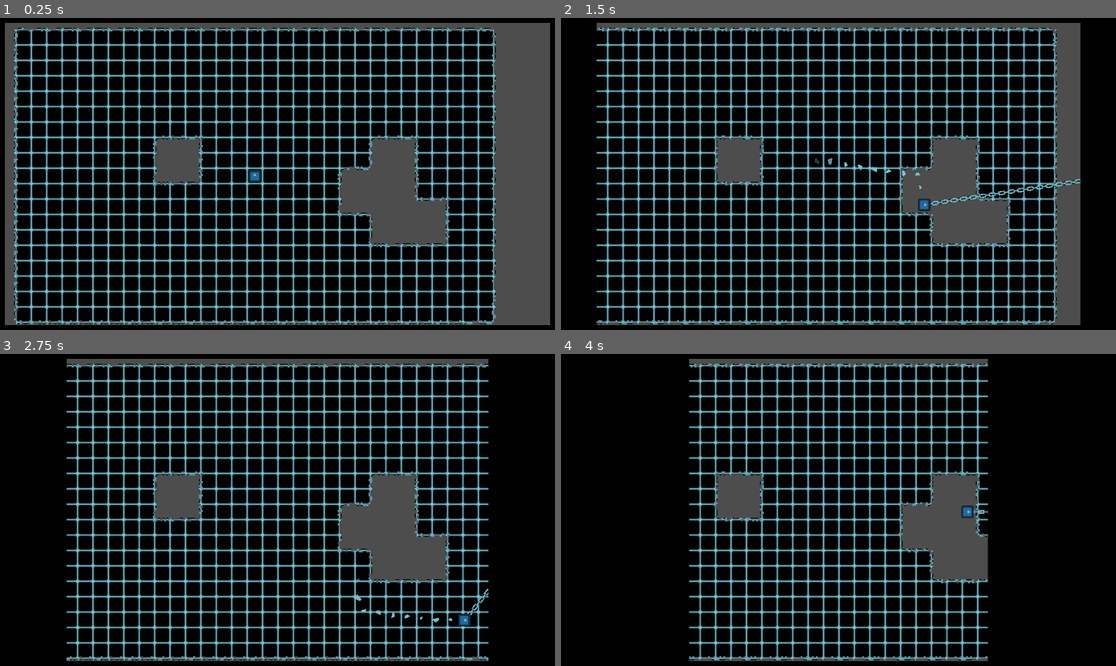
Above: before the commit, frames 1-4 (two rows, left to right).
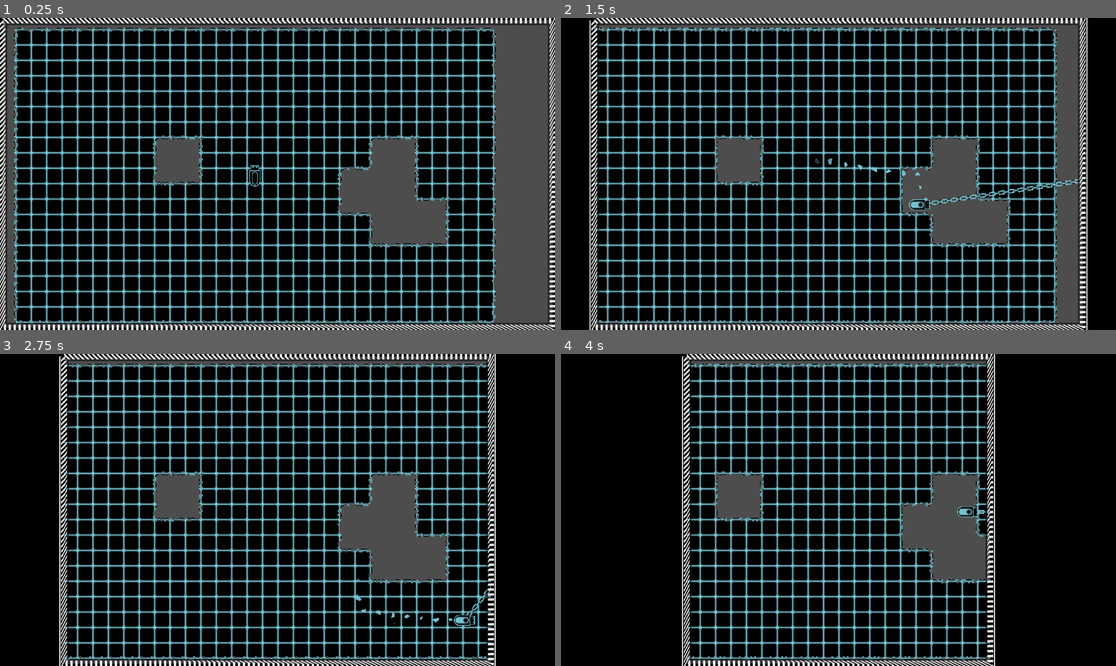
Above: after the commit, the same moments.

Repository: SomeSortOfSam/Hardest_Drive
Game: Godot game, scene res://scenes/gamplay.tscn
The game is run twice, just before and just after one commit, with the same random seed, the same clock (stepped at 60 frames per second) and the same inputs. The engine's default icon, where the game draws it, is replaced by a stand-in: a white triangle on a blue panel in a dark square.
Inputs (mouse positions are in pixels of both pictures, inside the frame that each line leads up to):
- Up to frame 1 (0.25 s): no input
- Up to frame 2 (1.5 s): move the mouse to (960, 158) at 0.52 s; hold D (player_right) 0.53-1.28 s; click (960, 158) at 0.67 s; move the mouse to (727, 189) at 1.27 s; hold S (player_down) from 1.28 s (still down); click (727, 189) at 1.42 s
- Up to frame 3 (2.75 s): move the mouse to (333, 441) at 2.02 s; release S (player_down) at 2.03 s; hold D (player_right) from 2.03 s (still down); click (333, 441) at 2.17 s
- Up to frame 4 (4 s): move the mouse to (810, 572) at 2.77 s; release D (player_right) at 2.78 s; hold W (player_up) 2.78-3.53 s; click (810, 572) at 2.92 s; move the mouse to (1005, 556) at 3.52 s; hold A (player_left) from 3.53 s (still down); click (1005, 556) at 3.67 s

The runs differ from the first frame. In frame 1, 6.1% of the frame differs, in the area x 0-100%, y 0-100%; in frame 2, 6.2%, in the area x 5-95%, y 0-100%; in frame 3, 5.5%; in frame 4, 4.5%.

Commit message:
added harpoon animations!

Diff:
--- a/scenes/gamplay.tscn
+++ b/scenes/gamplay.tscn
@@ -1,8 +1,9 @@
-[gd_scene load_steps=6 format=3 uid="uid://t8h2a41u1nip"]
+[gd_scene load_steps=7 format=3 uid="uid://t8h2a41u1nip"]
 
 [ext_resource type="Texture2D" uid="uid://b1riy46aqmn18" path="res://assets/grid_edges.png" id="1_2tgxe"]
 [ext_resource type="PackedScene" uid="uid://c6qw5oje450sv" path="res://scenes/player.tscn" id="2_7pc31"]
 [ext_resource type="Script" path="res://scripts/border_camera.gd" id="3_i8wvo"]
+[ext_resource type="Texture2D" uid="uid://cwpk1fihvdp2a" path="res://assets/hazard_border.png" id="4_jwjjt"]
 
 [sub_resource type="TileSetAtlasSource" id="TileSetAtlasSource_yqq07"]
 texture = ExtResource("1_2tgxe")
@@ -624,7 +625,10 @@
 uv = PackedVector2Array(0, 0, 1920, 0, 1920, 1017, 0, 1017, 0, 0, 17, 0, 17, 584, 1058, 584, 1058, 0, 17, 0, 0, 0)
 
 [node name="Line2D" type="Line2D" parent="Camera2D/LetterboxCollider"]
+texture_repeat = 2
 points = PackedVector2Array(197, 5, 197, 417.305, 1339, 451, 1339, 5, 197, 5)
-default_color = Color(0, 0, 0, 1)
+width = 20.0
+texture = ExtResource("4_jwjjt")
+texture_mode = 1
 
 [connection signal="pull_requested" from="TileMap/Player" to="." method="_on_player_pull_requested"]
--- a/scenes/player.tscn
+++ b/scenes/player.tscn
@@ -1,9 +1,9 @@
-[gd_scene load_steps=9 format=3 uid="uid://c6qw5oje450sv"]
+[gd_scene load_steps=19 format=3 uid="uid://c6qw5oje450sv"]
 
 [ext_resource type="Script" path="res://scripts/player.gd" id="1_0okmc"]
-[ext_resource type="Texture2D" uid="uid://bakv4suv6mptr" path="res://icon.svg" id="1_igepg"]
 [ext_resource type="Texture2D" uid="uid://dwgutp6ehtqx0" path="res://assets/ParticleShard.png" id="2_7mr5a"]
 [ext_resource type="Texture2D" uid="uid://bmosig3ogd0pl" path="res://assets/chain.png" id="3_6sanu"]
+[ext_resource type="Texture2D" uid="uid://u8hxjcct1lw3" path="res://assets/drive_toggle.png" id="4_up6xg"]
 
 [sub_resource type="Gradient" id="Gradient_qpnwp"]
 offsets = PackedFloat32Array(0.792593, 1)
@@ -24,7 +24,144 @@
 scale_max = 0.4
 color_ramp = SubResource("GradientTexture1D_u2gqp")
 
+[sub_resource type="Gradient" id="Gradient_02cua"]
+offsets = PackedFloat32Array(0.851852, 1)
+colors = PackedColorArray(1, 1, 1, 1, 1, 1, 1, 0)
+
+[sub_resource type="GradientTexture1D" id="GradientTexture1D_ywmk6"]
+gradient = SubResource("Gradient_02cua")
+
+[sub_resource type="Curve" id="Curve_oydya"]
+_data = [Vector2(0, 0.842105), 0.0, 2.87802, 0, 0, Vector2(1, 0.515789), 0.0, 0.0, 0, 0]
+point_count = 2
+
+[sub_resource type="CurveTexture" id="CurveTexture_cannv"]
+curve = SubResource("Curve_oydya")
+
+[sub_resource type="ParticleProcessMaterial" id="ParticleProcessMaterial_kxi20"]
+lifetime_randomness = 0.3
+particle_flag_disable_z = true
+direction = Vector3(0, -1, 0)
+gravity = Vector3(0, 0, 0)
+initial_velocity_min = 39.58
+initial_velocity_max = 102.88
+orbit_velocity_min = 0.0
+orbit_velocity_max = 0.0
+damping_min = 50.0
+damping_max = 100.0
+angle_min = -720.0
+angle_max = 720.0
+scale_min = 0.1
+scale_max = 0.3
+scale_curve = SubResource("CurveTexture_cannv")
+color_ramp = SubResource("GradientTexture1D_ywmk6")
+
 [sub_resource type="RectangleShape2D" id="RectangleShape2D_ja4he"]
+
+[sub_resource type="Animation" id="Animation_7bi6j"]
+resource_name = "Pull"
+length = 0.3
+tracks/0/type = "bezier"
+tracks/0/imported = false
+tracks/0/enabled = true
+tracks/0/path = NodePath("Sprite2D:position:x")
+tracks/0/interp = 1
+tracks/0/loop_wrap = true
+tracks/0/keys = {
+"handle_modes": PackedInt32Array(),
+"points": PackedFloat32Array(),
+"times": PackedFloat32Array()
+}
+tracks/1/type = "bezier"
+tracks/1/imported = false
+tracks/1/enabled = true
+tracks/1/path = NodePath("Sprite2D:position:y")
+tracks/1/interp = 1
+tracks/1/loop_wrap = true
+tracks/1/keys = {
+"handle_modes": PackedInt32Array(0, 0),
+"points": PackedFloat32Array(10, -0.25, 0, 0.25, 0, 0, -0.25, 0, 0.25, 0),
+"times": PackedFloat32Array(0, 0.3)
+}
+tracks/2/type = "value"
+tracks/2/imported = false
+tracks/2/enabled = true
+tracks/2/path = NodePath("Line2D:points")
+tracks/2/interp = 1
+tracks/2/loop_wrap = true
+tracks/2/keys = {
+"times": PackedFloat32Array(0, 0.3),
+"transitions": PackedFloat32Array(1, 1),
+"update": 0,
+"values": [PackedVector2Array(0, 0, 0, 10), PackedVector2Array(0, 0, 0, 0)]
+}
+tracks/3/type = "value"
+tracks/3/imported = false
+tracks/3/enabled = true
+tracks/3/path = NodePath("PullDust:emitting")
+tracks/3/interp = 1
+tracks/3/loop_wrap = true
+tracks/3/keys = {
+"times": PackedFloat32Array(0, 0.1),
+"transitions": PackedFloat32Array(1, 1),
+"update": 1,
+"values": [true, false]
+}
+
+[sub_resource type="Animation" id="Animation_eg1da"]
+length = 0.001
+tracks/0/type = "value"
+tracks/0/imported = false
+tracks/0/enabled = true
+tracks/0/path = NodePath("Line2D:points")
+tracks/0/interp = 1
+tracks/0/loop_wrap = true
+tracks/0/keys = {
+"times": PackedFloat32Array(0),
+"transitions": PackedFloat32Array(1),
+"update": 1,
+"values": [PackedVector2Array(0, 0, 0, 0)]
+}
+
+[sub_resource type="Animation" id="Animation_tavd4"]
+resource_name = "HarpoonOut"
+length = 0.3
+tracks/0/type = "value"
+tracks/0/imported = false
+tracks/0/enabled = true
+tracks/0/path = NodePath("Sprite2D:frame")
+tracks/0/interp = 1
+tracks/0/loop_wrap = true
+tracks/0/keys = {
+"times": PackedFloat32Array(0, 0.1, 0.2, 0.3),
+"transitions": PackedFloat32Array(1, 1, 1, 1),
+"update": 1,
+"values": [0, 1, 2, 3]
+}
+
+[sub_resource type="Animation" id="Animation_yqpbn"]
+resource_name = "HarpoonIn"
+length = 0.2
+tracks/0/type = "value"
+tracks/0/imported = false
+tracks/0/enabled = true
+tracks/0/path = NodePath("Sprite2D:frame")
+tracks/0/interp = 1
+tracks/0/loop_wrap = true
+tracks/0/keys = {
+"times": PackedFloat32Array(0, 0.1, 0.2),
+"transitions": PackedFloat32Array(1, 1, 1),
+"update": 1,
+"values": [2, 4, 0]
+}
+
+[sub_resource type="AnimationLibrary" id="AnimationLibrary_66jn2"]
+_data = {
+"HarpoonIn": SubResource("Animation_yqpbn"),
+"HarpoonOut": SubResource("Animation_tavd4"),
+"Pull": SubResource("Animation_7bi6j"),
+"RESET": SubResource("Animation_eg1da")
+}
 
 [node name="Player" type="CharacterBody2D"]
 texture_filter = 1
@@ -32,9 +169,17 @@
 
 [node name="WalkDust" type="GPUParticles2D" parent="."]
 position = Vector2(0, 9)
+emitting = false
 amount = 10
 process_material = SubResource("ParticleProcessMaterial_hwil0")
 texture = ExtResource("2_7mr5a")
+
+[node name="PullDust" type="GPUParticles2D" parent="."]
+emitting = false
+amount = 32
+process_material = SubResource("ParticleProcessMaterial_kxi20")
+texture = ExtResource("2_7mr5a")
+speed_scale = 1.5
 
 [node name="Line2D" type="Line2D" parent="."]
 texture_repeat = 2
@@ -43,8 +188,9 @@
 texture_mode = 1
 
 [node name="Sprite2D" type="Sprite2D" parent="."]
-scale = Vector2(0.2, 0.2)
-texture = ExtResource("1_igepg")
+scale = Vector2(0.7, 0.7)
+texture = ExtResource("4_up6xg")
+hframes = 5
 
 [node name="CollisionShape2D" type="CollisionShape2D" parent="."]
 shape = SubResource("RectangleShape2D_ja4he")
@@ -53,3 +199,8 @@
 target_position = Vector2(0, -5000)
 collide_with_areas = true
 collide_with_bodies = false
+
+[node name="AnimationPlayer" type="AnimationPlayer" parent="."]
+libraries = {
+"": SubResource("AnimationLibrary_66jn2")
+}
--- a/scripts/player.gd
+++ b/scripts/player.gd
@@ -5,6 +5,7 @@
 @onready var chain : Line2D = $Line2D
 @onready var ray_cast : RayCast2D = $RayCast2D
 @onready var walk_dust : GPUParticles2D = $WalkDust
+@onready var animator :AnimationPlayer = $AnimationPlayer
 
 var harpoon_tween : Tween
 var rotate_tween :Tween
@@ -50,9 +51,10 @@
 		var target = ray_cast.get_collision_point()
 		harpoon_tween.tween_method(func(percent : float): chain.points[0] = lerp(Vector2.ZERO,to_local(target), percent),0,1,.15)
 		harpoon_tween.tween_callback(while_harpoon_out.bind(target))
+		animator.play("HarpoonOut")
 	else:
 		pull_requested.emit(rotation)
-
+		animator.play("Pull")
 
 func while_harpoon_out(target):
 	harpoon_tween = create_tween()
@@ -66,3 +68,4 @@
 		harpoon_tween = create_tween()
 		harpoon_tween.tween_method(func(vec : Vector2): chain.points[0] = vec,chain.points[1],Vector2.ZERO,.1)
 		harpoon_tween.tween_callback(func(): harpoon_tween = null)
+		animator.play("HarpoonIn")
Binary file added: assets/drive_toggle.png
Not shown, added: assets/drive_toggle.png.import
Binary file added: assets/hazard_border.png
Not shown, added: assets/hazard_border.png.import
